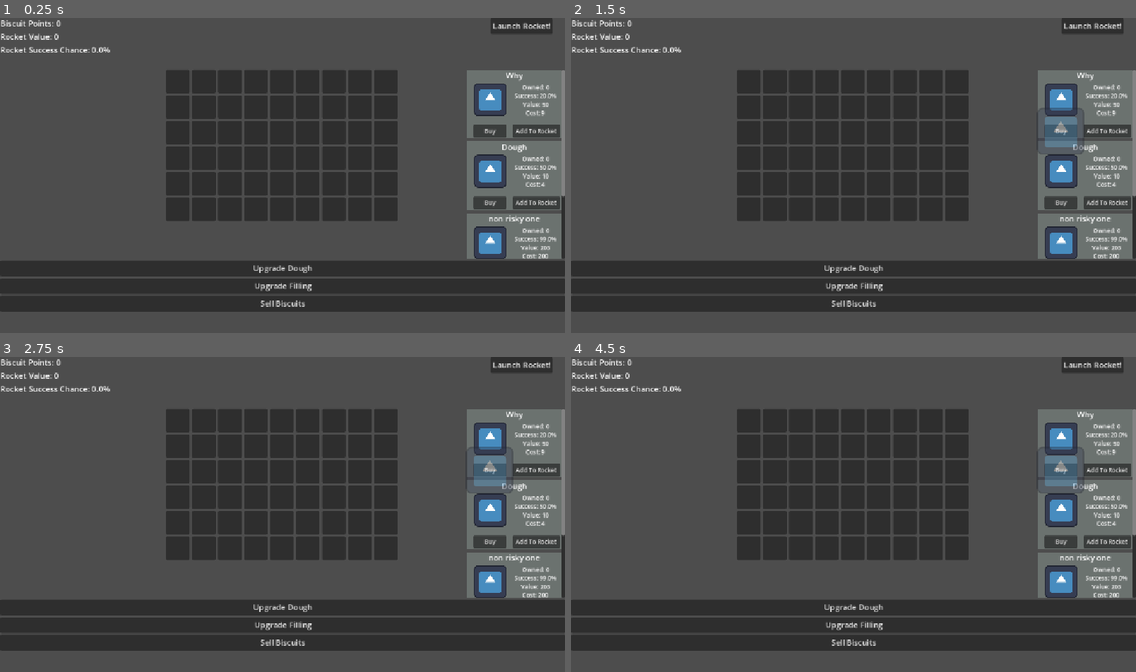
Above: before the commit, frames 1-4 (two rows, left to right).
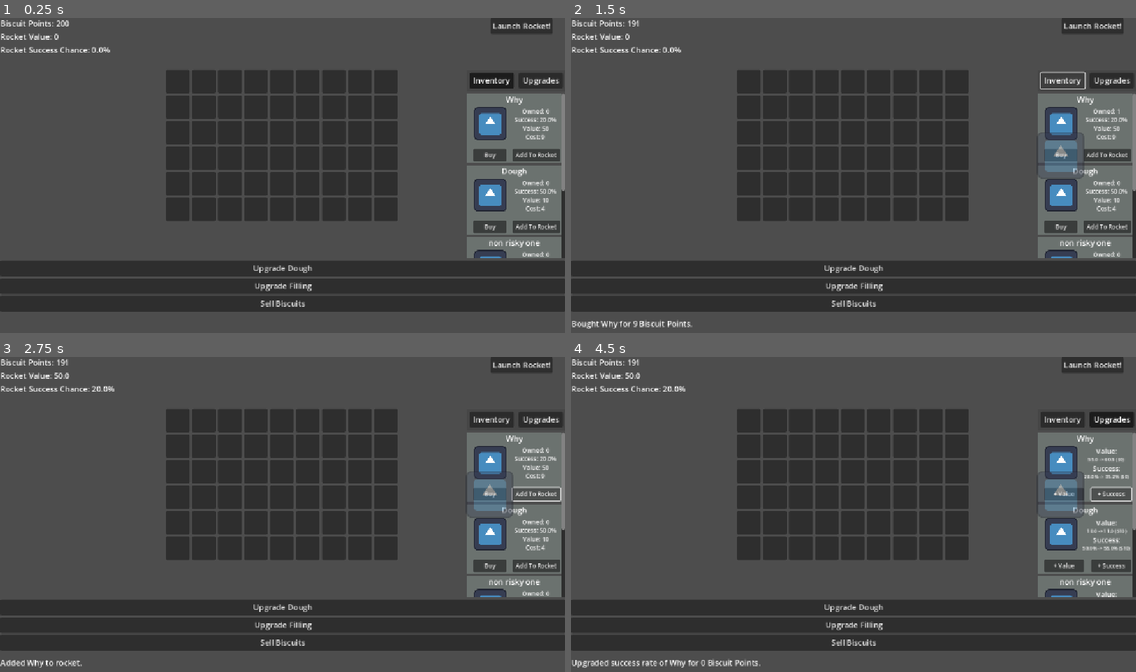
Above: after the commit, the same moments.

Repository: A-coder152/Build-a-Biscship-public
Game: Godot game, scene res://main.tscn
Two runs of this game, one before a commit and one after it. Both use one fixed random seed, a clock stepped at 60 frames per second and the inputs below. The engine's default icon, where the game draws it, is replaced by a stand-in: a white triangle on a blue panel in a dark square.
Inputs (mouse positions are in pixels of both pictures, inside the frame that each line leads up to):
- Up to frame 1 (0.25 s): no input
- Up to frame 2 (1.5 s): click "Buy" at 0.5 s; click (1062, 81) at 1.25 s, where only the run after the commit has a clickable "Inventory"
- Up to frame 3 (2.75 s): click "Add To Rocket" at 2 s
- Up to frame 4 (4.5 s): click (1113, 420) at 2.75 s, where only the run after the commit has a clickable "Upgrades"; click (1062, 492) at 3.5 s, where only the run after the commit has a clickable "+ Value"; click (1113, 492) at 4.25 s, where only the run after the commit has a clickable "+ Success"

The runs differ from the first frame. In frame 1, 6.0% of the frame differs, in the area x 10-100%, y 0-77%; in frame 2, 6.3%; in frame 3, 6.5%; in frame 4, 6.7%, in the area x 0-100%, y 0-99%.

Commit message:
upgrades system

Diff:
--- a/Resources/Dough.tres
+++ b/Resources/Dough.tres
@@ -13,4 +13,5 @@
 cost = 9
 value_upgrade_cost = 0
 success_upgrade_cost = 0
+locked = false
 metadata/_custom_type_script = "uid://bfqm5t7ekjk02"
--- a/Resources/Filling.tres
+++ b/Resources/Filling.tres
@@ -11,6 +11,7 @@
 success = 0.5
 value = 10
 cost = 4
-value_upgrade_cost = 0
-success_upgrade_cost = 0
+value_upgrade_cost = 10
+success_upgrade_cost = 10
+locked = false
 metadata/_custom_type_script = "uid://bfqm5t7ekjk02"
--- a/Resources/non_risky.tres
+++ b/Resources/non_risky.tres
@@ -13,4 +13,5 @@
 cost = 200
 value_upgrade_cost = 0
 success_upgrade_cost = 0
+locked = false
 metadata/_custom_type_script = "uid://bfqm5t7ekjk02"
--- a/Resources/parts_resource.gd
+++ b/Resources/parts_resource.gd
@@ -8,3 +8,4 @@
 @export var cost: int
 @export var value_upgrade_cost: int
 @export var success_upgrade_cost: int
+@export var locked: bool
--- a/Resources/risky one.tres
+++ b/Resources/risky one.tres
@@ -10,7 +10,8 @@
 owned = 0
 success = 0.6
 value = 20
-cost = 20
+cost = 11
 value_upgrade_cost = 0
 success_upgrade_cost = 0
+locked = false
 metadata/_custom_type_script = "uid://bfqm5t7ekjk02"
--- a/main.gd
+++ b/main.gd
@@ -1,7 +1,8 @@
 extends Node2D
 
 # Game Variables
-var biscuit_points = 0
+var biscuit_points = 200
+var current_bar = "inventory"
 
 # Ingredient Stats
 var dough_value = 10
@@ -13,6 +14,7 @@
 @export var items: Array[Part]
 
 var items_scene = preload("res://item_box.tscn")
+var upgrades_scene = preload("res://upgrade_box.tscn")
 
 # Rocket Variables
 var rocket_parts = []
@@ -39,7 +41,7 @@
 @onready var filling_stats_label = $UI/VBoxContainer/HBoxContainer/FillingContainer/FillingStatsLabel
 @onready var launch_button = $UI/LaunchButton
 @onready var message_log = $UI/MessageLog
-@onready var items_container = $UI/VBoxContainer/HBoxContainer/ScrollContainer/ItemsContainer
+@onready var items_container = $UI/VBoxContainer/HBoxContainer/VBoxContainer/ScrollContainer/ItemsContainer
 
 func _ready():
 	# Initial UI update and connect signals
@@ -61,7 +63,6 @@
 	dough_stats_label.text = "Value: %s\nSuccess Chance: %s%%" % [dough_value, dough_success_chance * 100]
 	filling_stats_label.text = "Value: %s\nSuccess Chance: %s%%" % [filling_value, filling_success_chance * 100]
 	update_items_container()
-	print(items)
 
 func _on_add_dough_button_pressed():
 	# Add a 'Dough' part to the rocket
@@ -85,6 +86,7 @@
 	rocket_cost += part.cost
 	rocket_value = rocket_total_value * rocket_total_probability / len(rocket_parts) / rocket_success_chance
 	if len(rocket_parts) > 1: rocket_value /= sqrt(len(rocket_parts) - 1)
+	message_log.text = "Added " + str(part.part_name) + " to rocket."
 	update_ui()
 
 func _on_launch_button_pressed():
@@ -145,7 +147,10 @@
 		for child in items_container.get_children():
 			if item == child.item:
 				child.item = items[idx]
-				update_ui()
+		update_ui()
+		message_log.text = "Bought " + str(item.part_name) + " for " + str(item.cost) + " Biscuit Points."
+	else:
+		message_log.text = "Cannot afford to buy " + str(item.part_name) + ". It costs " + str(item.cost) + " Biscuit Points."
 
 func add_item_to_rocket(item):
 	var idx = items.find(item)
@@ -155,13 +160,44 @@
 		for child in items_container.get_children():
 			if item == child.item:
 				child.item = items[idx]
-				update_ui()
+		update_ui()
+	else:
+		message_log.text = "You do not have any of this part! Buy the part before adding to rocket."
+
+func upgrade_value(item):
+	var idx = items.find(item)
+	if biscuit_points > item.value_upgrade_cost:
+		message_log.text = "Upgraded value of " + str(item.part_name) + " for " + str(item.value_upgrade_cost) + " Biscuit Points."
+		biscuit_points -= item.value_upgrade_cost
+		items[idx].value *= 1.1
+		items[idx].value_upgrade_cost *= 1.3
+		for child in items_container.get_children():
+			if item == child.item:
+				child.item = items[idx]
+		update_ui()
+	else:
+		message_log.text = "Cannot afford to upgrade value of " + str(item.part_name) + ". It costs " + str(item.value_upgrade_cost) + " Biscuit Points."
+
+func upgrade_success(item):
+	var idx = items.find(item)
+	if biscuit_points > item.success_upgrade_cost:
+		message_log.text = "Upgraded success rate of " + str(item.part_name) + " for " + str(item.success_upgrade_cost) + " Biscuit Points."
+		biscuit_points -= item.success_upgrade_cost
+		items[idx].success += (1 - item.success) * 0.1
+		items[idx].success_upgrade_cost *= 1.1
+		for child in items_container.get_children():
+			if item == child.item:
+				child.item = items[idx]
+		update_ui()
+	else:
+		message_log.text = "Cannot afford to upgrade success rate of " + str(item.part_name) + ". It costs " + str(item.success_upgrade_cost) + " Biscuit Points."
 
 func reset_items_container():
 	for child in items_container.get_children():
 		child.queue_free()
+	var scene_used = items_scene if current_bar == "inventory" else upgrades_scene
 	for item in items:
-		var item_scene = items_scene.instantiate()
+		var item_scene = scene_used.instantiate()
 		item_scene.custom_minimum_size.y = 142
 		items_container.add_child(item_scene)
 		item_scene.setup(item)
@@ -171,7 +207,10 @@
 	for child in items_container.get_children():
 		if child.item: child.update()
 
-
+func change_bar(new_bar):
+	if new_bar != current_bar:
+		current_bar = new_bar
+		reset_items_container()
 
 
 #region placement
--- a/main.tscn
+++ b/main.tscn
@@ -8,6 +8,7 @@
 [ext_resource type="Resource" uid="uid://b62tn4snaoy0u" path="res://Resources/Filling.tres" id="4_4c57u"]
 [ext_resource type="Resource" uid="uid://bjt0h21m27ogt" path="res://Resources/non_risky.tres" id="5_efxa6"]
 [ext_resource type="Resource" uid="uid://cvkxopkpaq3vj" path="res://Resources/risky one.tres" id="6_dg77c"]
+[ext_resource type="PackedScene" uid="uid://c6ncgbnxv26pe" path="res://scrollbar_filters.tscn" id="7_kek77"]
 
 [node name="Main" type="Node2D"]
 script = ExtResource("1_ig7tw")
@@ -90,17 +91,25 @@
 layout_mode = 2
 text = "Add Filling"
 
-[node name="ScrollContainer" type="ScrollContainer" parent="UI/VBoxContainer/HBoxContainer"]
+[node name="VBoxContainer" type="VBoxContainer" parent="UI/VBoxContainer/HBoxContainer"]
+layout_mode = 2
+
+[node name="ScrollbarFilters" parent="UI/VBoxContainer/HBoxContainer/VBoxContainer" instance=ExtResource("7_kek77")]
+custom_minimum_size = Vector2(0, 45)
+layout_mode = 2
+
+[node name="ScrollContainer" type="ScrollContainer" parent="UI/VBoxContainer/HBoxContainer/VBoxContainer"]
 custom_minimum_size = Vector2(200, 0)
 layout_mode = 2
+size_flags_vertical = 3
 horizontal_scroll_mode = 0
 
-[node name="ItemsContainer" type="VBoxContainer" parent="UI/VBoxContainer/HBoxContainer/ScrollContainer"]
+[node name="ItemsContainer" type="VBoxContainer" parent="UI/VBoxContainer/HBoxContainer/VBoxContainer/ScrollContainer"]
 layout_mode = 2
 size_flags_horizontal = 3
 size_flags_vertical = 3
 
-[node name="ItemBox" parent="UI/VBoxContainer/HBoxContainer/ScrollContainer/ItemsContainer" instance=ExtResource("2_0xm2m")]
+[node name="ItemBox" parent="UI/VBoxContainer/HBoxContainer/VBoxContainer/ScrollContainer/ItemsContainer" instance=ExtResource("2_0xm2m")]
 custom_minimum_size = Vector2(0, 142)
 layout_mode = 2
 
@@ -135,7 +144,7 @@
 [node name="grid" parent="." instance=ExtResource("3_h2yge")]
 offset_left = 338.0
 offset_top = 105.0
-offset_right = 1148.0
+offset_right = 951.0
 offset_bottom = 491.0
 theme_override_constants/h_separation = 5
 columns = 9
--- /dev/null
+++ b/scrollbar_filters.gd
@@ -0,0 +1,7 @@
+extends Control
+
+func _on_inventory_pressed() -> void:
+	get_tree().current_scene.change_bar("inventory")
+
+func _on_upgrades_pressed() -> void:
+	get_tree().current_scene.change_bar("upgrades")
--- /dev/null
+++ b/scrollbar_filters.tscn
@@ -0,0 +1,45 @@
+[gd_scene load_steps=2 format=3 uid="uid://c6ncgbnxv26pe"]
+
+[ext_resource type="Script" uid="uid://f1k3ixya2q0g" path="res://scrollbar_filters.gd" id="1_1rbry"]
+
+[node name="ScrollbarFilters" type="Control"]
+layout_mode = 3
+anchors_preset = 0
+offset_right = 200.0
+offset_bottom = 45.0
+script = ExtResource("1_1rbry")
+
+[node name="ColorRect" type="ColorRect" parent="."]
+layout_mode = 1
+anchors_preset = 15
+anchor_right = 1.0
+anchor_bottom = 1.0
+grow_horizontal = 2
+grow_vertical = 2
+color = Color(0.27451, 0.27451, 0.27451, 1)
+
+[node name="Inventory" type="Button" parent="."]
+layout_mode = 1
+offset_left = 5.0
+offset_top = 6.0
+offset_right = 95.0
+offset_bottom = 37.0
+toggle_mode = true
+button_pressed = true
+text = "Inventory"
+
+[node name="Upgrades" type="Button" parent="."]
+layout_mode = 1
+anchors_preset = 1
+anchor_left = 1.0
+anchor_right = 1.0
+offset_left = -95.0
+offset_top = 6.0
+offset_right = -5.0
+offset_bottom = 37.0
+grow_horizontal = 0
+toggle_mode = true
+text = "Upgrades"
+
+[connection signal="pressed" from="Inventory" to="." method="_on_inventory_pressed"]
+[connection signal="pressed" from="Upgrades" to="." method="_on_upgrades_pressed"]
--- /dev/null
+++ b/upgrade_box.gd
@@ -0,0 +1,21 @@
+extends Control
+
+var item: Part
+var main_scene
+
+func setup(dict):
+	main_scene = get_tree().current_scene
+	item = dict
+	$Name.text = item.part_name
+	$img.texture = item.image
+	update()
+
+func update():
+	$Success.text = str(round(item.success * 10000) / 100.) + "% -> " + str(round((item.success + (1 - item.success) * 0.1) * 10000) / 100.) + "% ($" + str(item.success_upgrade_cost) +")"
+	$Value.text = str(round(item.value * 100) / 100.) + " -> " + str(round((item.value * 1.1) * 100) / 100.) + " ($" + str(item.value_upgrade_cost) +")"
+
+func _on_buy_pressed() -> void:
+	main_scene.upgrade_value(item)
+
+func _on_add_pressed() -> void:
+	main_scene.upgrade_success(item)
--- a/upgrade_box.tscn
+++ b/upgrade_box.tscn
@@ -1,9 +1,9 @@
 [gd_scene load_steps=3 format=3 uid="uid://rfu285g41yq4"]
 
-[ext_resource type="Script" uid="uid://qp3g4desxxp2" path="res://item_box.gd" id="1_2166m"]
+[ext_resource type="Script" uid="uid://cikw84civ1wcy" path="res://upgrade_box.gd" id="1_2166m"]
 [ext_resource type="Texture2D" uid="uid://b66r7he7nuj55" path="res://icon.svg" id="2_up8vd"]
 
-[node name="ItemBox" type="Control"]
+[node name="UpgradeBox" type="Control"]
 layout_mode = 3
 anchors_preset = 0
 offset_right = 200.0
Not shown: 1 places in main.tscn that only renumber resources
Not shown, added: scrollbar_filters.gd.uid
Not shown, added: upgrade_box.gd.uid
